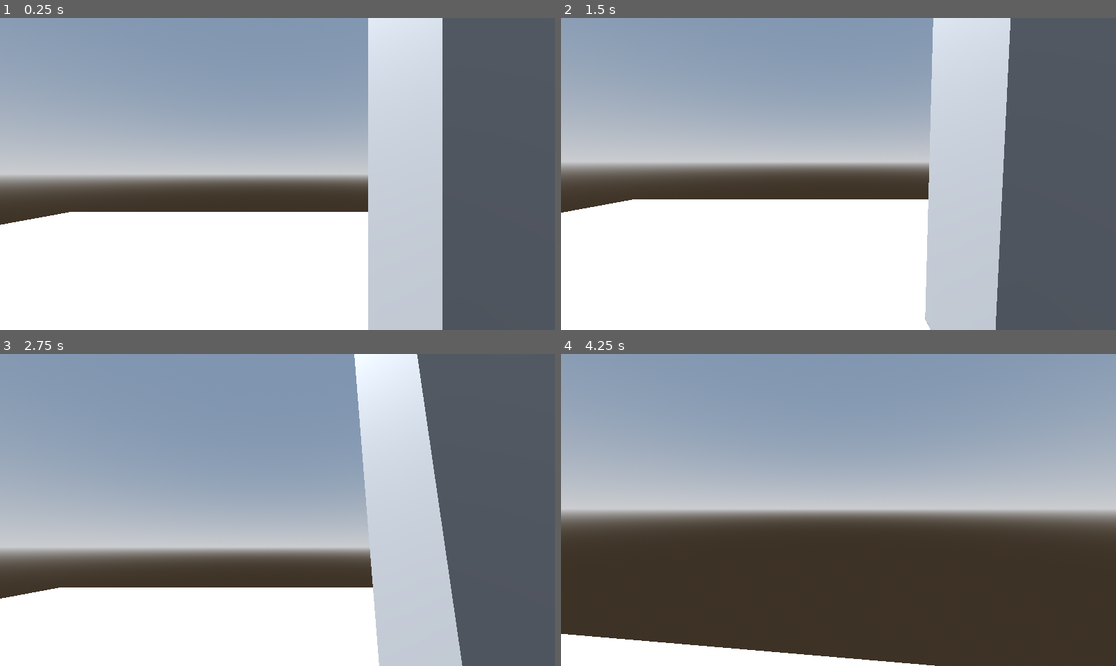
Above: before the commit, frames 1-4 (two rows, left to right).
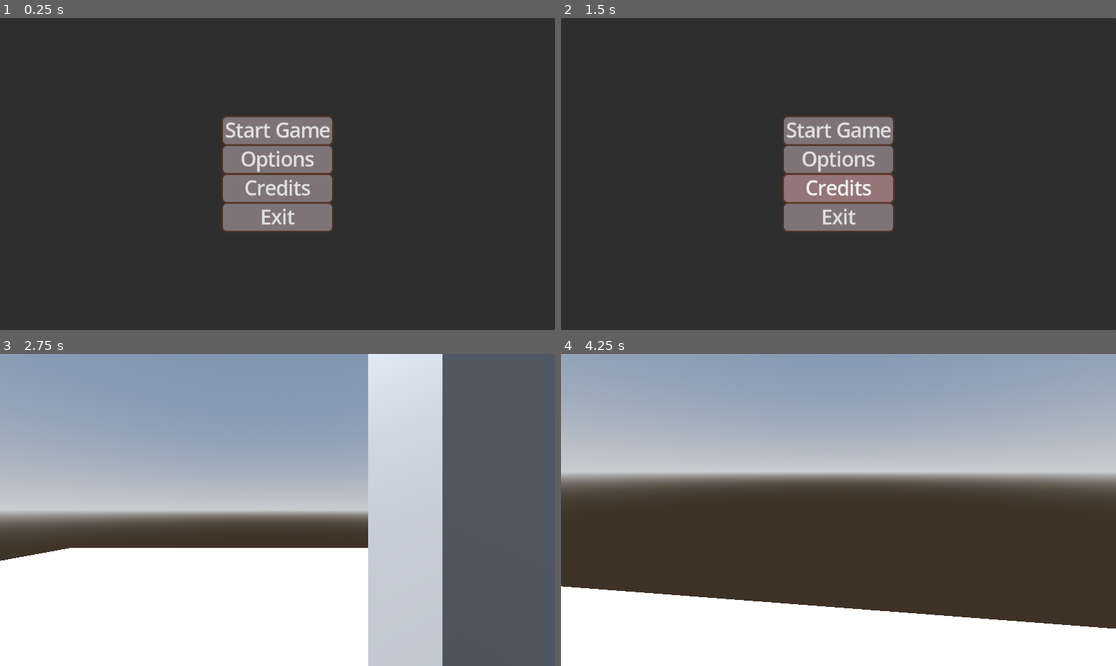
Above: after the commit, the same moments.

Repository: Redii9/Projekt_Gra_FPS
Game: Godot game, scene res://Scenes/menu.tscn
The game is run twice, just before and just after one commit, with the same random seed, the same clock (stepped at 60 frames per second) and the same inputs. Before the commit the project starts from res://Scenes/main.tscn.
Inputs (mouse positions are in pixels of both pictures, inside the frame that each line leads up to):
- Up to frame 1 (0.25 s): no input
- Up to frame 2 (1.5 s): click (838, 158) at 0.5 s, where only the run after the commit has a clickable "Options"; click (838, 189) at 1.25 s, where only the run after the commit has a clickable "Credits"
- Up to frame 3 (2.75 s): click (277, 466) at 2 s, where only the run after the commit has a clickable "Start Game"
- Up to frame 4 (4.25 s): tap Enter at 2.75 s; move the mouse to (866, 510) at 2.77 s; hold W (forward) from 2.78 s (still down); tap Space (jump) at 3.02, 3.77 s; move the mouse to (810, 510) at 3.52 s

The runs differ from the first frame. In frame 1, 97% of the frame differs, in the area x 0-100%, y 0-100%; in frame 2, 97%; in frame 3, 25%; in frame 4, 39%.

Commit message:
Dodanie MainMenu
- Dodanie menu przy właczeniu gry.
- Obecnie jest obługa przycisku startGame i exit

Diff:
--- a/Scenes/main.tscn
+++ b/Scenes/main.tscn
@@ -39,7 +39,8 @@
 radius = 0.629883
 
 [node name="CSGBox3D3" type="CSGBox3D" parent="Terrain"]
-transform = Transform3D(1, 0, 0, 0, 11.0651, 0, 0, 0, 1, -6.40096, 5.91867, 3.79274)
+transform = Transform3D(1, 0, 0, 0, 11.0651, 0, 0, 0, 1, -6.40096, 5.91867, 7.20125)
+use_collision = true
 
 [node name="CSGSphere3D" type="CSGSphere3D" parent="Terrain"]
 transform = Transform3D(1, 0, 0, 0, 1, 0, 0, 0, 1, -6.56296, 0.945204, 2.36965)
@@ -47,7 +48,7 @@
 radius = 1.8928
 
 [node name="CSGSphere3D2" type="CSGSphere3D" parent="Terrain"]
-transform = Transform3D(1, 0, 0, 0, 1, 0, 0, 0, 1, -6.48897, 0.972568, 5.33812)
+transform = Transform3D(1, 0, 0, 0, 1, 0, 0, 0, 1, -5.78159, 2.17501, 0.247704)
 use_collision = true
 radius = 1.8928
 
--- /dev/null
+++ b/Scenes/menu.tscn
@@ -0,0 +1,126 @@
+[gd_scene load_steps=6 format=3 uid="uid://ds8ja5st63qfc"]
+
+[ext_resource type="Script" uid="uid://cu5u52htsk3a8" path="res://Scripts/menu.gd" id="1_1rerr"]
+
+[sub_resource type="StyleBoxFlat" id="StyleBoxFlat_1rerr"]
+bg_color = Color(0.581094, 0.45728, 0.470233, 1)
+corner_radius_top_left = 8
+corner_radius_top_right = 8
+corner_radius_bottom_right = 8
+corner_radius_bottom_left = 8
+shadow_color = Color(0.443137, 0.235294, 0.160784, 0.6)
+shadow_size = 5
+
+[sub_resource type="StyleBoxFlat" id="StyleBoxFlat_xhh6f"]
+bg_color = Color(0.580392, 0.458824, 0.470588, 1)
+corner_radius_top_left = 8
+corner_radius_top_right = 8
+corner_radius_bottom_right = 8
+corner_radius_bottom_left = 8
+shadow_color = Color(0.443137, 0.235294, 0.160784, 0.6)
+shadow_size = 5
+
+[sub_resource type="StyleBoxFlat" id="StyleBoxFlat_cayip"]
+bg_color = Color(0.494118, 0.454902, 0.470588, 1)
+corner_radius_top_left = 8
+corner_radius_top_right = 8
+corner_radius_bottom_right = 8
+corner_radius_bottom_left = 8
+shadow_color = Color(0.443137, 0.235294, 0.160784, 0.6)
+shadow_size = 5
+
+[sub_resource type="StyleBoxFlat" id="StyleBoxFlat_158mb"]
+bg_color = Color(0.493041, 0.454238, 0.472409, 1)
+corner_radius_top_left = 8
+corner_radius_top_right = 8
+corner_radius_bottom_right = 8
+corner_radius_bottom_left = 8
+shadow_color = Color(0.443323, 0.234534, 0.161196, 0.6)
+shadow_size = 5
+
+[node name="Menu" type="Control"]
+layout_mode = 3
+anchors_preset = 15
+anchor_right = 1.0
+anchor_bottom = 1.0
+grow_horizontal = 2
+grow_vertical = 2
+script = ExtResource("1_1rerr")
+
+[node name="Panel" type="Panel" parent="."]
+layout_mode = 1
+anchors_preset = 15
+anchor_right = 1.0
+anchor_bottom = 1.0
+grow_horizontal = 2
+grow_vertical = 2
+
+[node name="Control" type="Control" parent="."]
+layout_mode = 1
+anchors_preset = 8
+anchor_left = 0.5
+anchor_top = 0.5
+anchor_right = 0.5
+anchor_bottom = 0.5
+offset_left = -20.0
+offset_top = -20.0
+offset_right = 20.0
+offset_bottom = 20.0
+grow_horizontal = 2
+grow_vertical = 2
+mouse_filter = 2
+
+[node name="VBoxContainer" type="VBoxContainer" parent="Control"]
+layout_mode = 1
+anchors_preset = 8
+anchor_left = 0.5
+anchor_top = 0.5
+anchor_right = 0.5
+anchor_bottom = 0.5
+offset_left = -113.0
+offset_top = -32.0
+offset_right = 113.0
+offset_bottom = 32.0
+grow_horizontal = 2
+grow_vertical = 2
+
+[node name="startGame" type="Button" parent="Control/VBoxContainer"]
+layout_mode = 2
+theme_override_font_sizes/font_size = 40
+theme_override_styles/focus = SubResource("StyleBoxFlat_1rerr")
+theme_override_styles/hover = SubResource("StyleBoxFlat_xhh6f")
+theme_override_styles/pressed = SubResource("StyleBoxFlat_cayip")
+theme_override_styles/normal = SubResource("StyleBoxFlat_158mb")
+text = "Start Game"
+
+[node name="options" type="Button" parent="Control/VBoxContainer"]
+layout_mode = 2
+theme_override_font_sizes/font_size = 40
+theme_override_styles/focus = SubResource("StyleBoxFlat_1rerr")
+theme_override_styles/hover = SubResource("StyleBoxFlat_xhh6f")
+theme_override_styles/pressed = SubResource("StyleBoxFlat_cayip")
+theme_override_styles/normal = SubResource("StyleBoxFlat_158mb")
+text = "Options"
+
+[node name="credits" type="Button" parent="Control/VBoxContainer"]
+layout_mode = 2
+theme_override_font_sizes/font_size = 40
+theme_override_styles/focus = SubResource("StyleBoxFlat_1rerr")
+theme_override_styles/hover = SubResource("StyleBoxFlat_xhh6f")
+theme_override_styles/pressed = SubResource("StyleBoxFlat_cayip")
+theme_override_styles/normal = SubResource("StyleBoxFlat_158mb")
+text = "Credits"
+
+[node name="exit" type="Button" parent="Control/VBoxContainer"]
+layout_mode = 2
+theme_override_font_sizes/font_size = 40
+theme_override_styles/focus = SubResource("StyleBoxFlat_1rerr")
+theme_override_styles/hover = SubResource("StyleBoxFlat_xhh6f")
+theme_override_styles/pressed = SubResource("StyleBoxFlat_cayip")
+theme_override_styles/normal = SubResource("StyleBoxFlat_158mb")
+text = "Exit"
+
+[connection signal="pressed" from="Control/VBoxContainer/startGame" to="." method="_on_start_game_pressed"]
+[connection signal="pressed" from="Control/VBoxContainer/options" to="." method="_on_options_pressed"]
+[connection signal="pressed" from="Control/VBoxContainer/credits" to="." method="_on_credits_pressed"]
+[connection signal="pressed" from="Control/VBoxContainer/exit" to="." method="_on_exit_pressed"]
--- /dev/null
+++ b/Scripts/menu.gd
@@ -0,0 +1,17 @@
+extends Control
+
+
+func _on_start_game_pressed() -> void:
+	get_tree().change_scene_to_file("res://Scenes/main.tscn")
+
+
+func _on_exit_pressed() -> void:
+	get_tree().quit()
+
+
+func _on_options_pressed() -> void:
+	pass # Replace with function body.
+
+
+func _on_credits_pressed() -> void:
+	pass # Replace with function body.
--- a/project.godot
+++ b/project.godot
@@ -11,7 +11,7 @@
 [application]
 
 config/name="Projekt_FPS"
-run/main_scene="uid://ny1bvo5piibq"
+run/main_scene="uid://ds8ja5st63qfc"
 config/features=PackedStringArray("4.4", "GL Compatibility")
 config/icon="res://icon.svg"
 
@@ -21,6 +21,10 @@
 "res://Scenes/": "green",
 "res://Scripts/": "teal"
 }
+
+[gui]
+
+theme/default_font_multichannel_signed_distance_field=true
 
 [input]
 
Not shown, added: Scripts/menu.gd.uid
